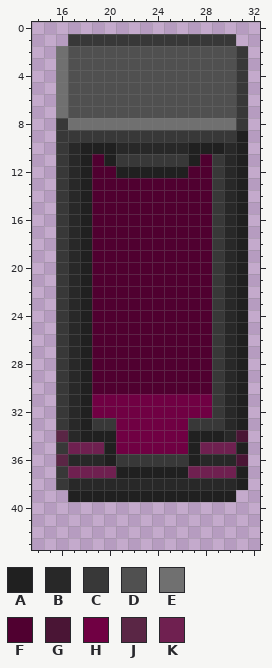
File history of a pixel-art sprite, UnityProject/Assets/Textures/objects/closet/closet_abductor.png. The first picture shows the starting point.
The file is 48x48 pixels. Shown: x 14..32, y 0..43.
Palette (. is transparent): A #202020  B #282828  C #383838  D #505050  E #707070  F #500030  G #4a1535  H #700043  J #5a2645  K #6f2050
Pixels before, first column x 16:
 1 .CCCCCCCCCCCCCC.
 2 EDDDDDDDDDDDDDDC
 3 EDDDDDDDDDDDDDDC
 4 EDDDDDDDDDDDDDDC
 5 EDDDDDDDDDDDDDDC
 6 EDDDDDDDDDDDDDDC
 7 EDDDDDDDDDDDDDDC
 8 CEEEEEEEEEEEEEEC
 9 CCCCCCCCCCCCCCCA
10 CBAAABBBBBBAAABA
11 CBAFACCCCCCAFCBA
12 CBAFFAAAAAAFFCBA
13 CBAFFFFFFFFFFCBA
14 CBAFFFFFFFFFFCBA
15 CBAFFFFFFFFFFCBA
16 CBAFFFFFFFFFFCBA
17 CBAFFFFFFFFFFCBA
18 CBAFFFFFFFFFFCBA
19 CBAFFFFFFFFFFCBA
20 CBAFFFFFFFFFFCBA
21 CBAFFFFFFFFFFCBA
22 CBAFFFFFFFFFFCBA
23 CBAFFFFFFFFFFCBA
24 CBAFFFFFFFFFFCBA
25 CBAFFFFFFFFFFCBA
26 CBAFFFFFFFFFFCBA
27 CBAFFFFFFFFFFCBA
28 CBAFFFFFFFFFFCBA
29 CBAFFFFFFFFFFCBA
30 CBAFFFFFFFFFFCBA
31 CBAHHHHHHHHHHCBA
32 CBAHHHHHHHHHHCBA
33 CBACCHHHHHHCCCBA
34 JBAAAHHHHHHAAABG
35 CKKKAHHHHHHAKKKA
36 JBBBACCCCCCABBBG
37 CKKKKAAAAAAKKKKA
38 CBBBBBBBBBBBBBBA
39 .AAAAAAAAAAAAAA.
Now the later version:
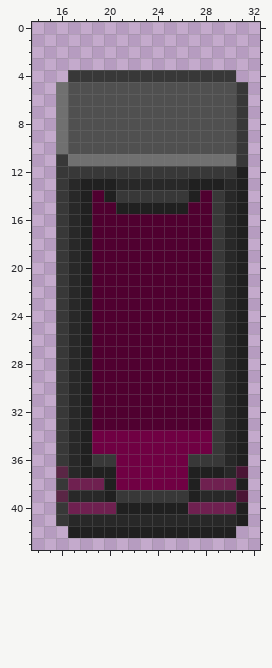
Diff:
{"y":1,"x":17,"old":"CCCCCCCCCCCCCC","new":".............."}
{"y":2,"x":16,"old":"EDDDDDDDDDDDDDDC","new":"................"}
{"y":3,"x":16,"old":"EDDDDDDDDDDDDDDC","new":"................"}
{"y":4,"x":16,"old":"EDDDDDDDDDDDDDDC","new":".CCCCCCCCCCCCCC."}
{"y":8,"x":16,"old":"CEEEEEEEEEEEEEE","new":"EDDDDDDDDDDDDDD"}
{"y":9,"x":16,"old":"CCCCCCCCCCCCCCCA","new":"EDDDDDDDDDDDDDDC"}
{"y":10,"x":16,"old":"CBAAABBBBBBAAABA","new":"EDDDDDDDDDDDDDDC"}
{"y":11,"x":17,"old":"BAFACCCCCCAFCBA","new":"EEEEEEEEEEEEEEC"}
{"y":12,"x":17,"old":"BAFFAAAAAAFF","new":"CCCCCCCCCCCC"}
{"y":12,"x":30,"old":"B","new":"C"}
{"y":13,"x":19,"old":"FFFFFFFFFFC","new":"AABBBBBBAAA"}
{"y":14,"x":20,"old":"FFFFFFFF","new":"ACCCCCCA"}
{"y":15,"x":21,"old":"FFFFFF","new":"AAAAAA"}
{"y":31,"x":19,"old":"HHHHHHHHHH","new":"FFFFFFFFFF"}
{"y":32,"x":19,"old":"HHHHHHHHHH","new":"FFFFFFFFFF"}
{"y":33,"x":19,"old":"CCHHHHHHCC","new":"FFFFFFFFFF"}
{"y":34,"x":16,"old":"J","new":"C"}
{"y":34,"x":19,"old":"AA","new":"HH"}
{"y":34,"x":27,"old":"AAA","new":"HHC"}
{"y":34,"x":31,"old":"G","new":"A"}
{"y":35,"x":17,"old":"KKKA","new":"BAHH"}
{"y":35,"x":27,"old":"AKKK","new":"HHCB"}
{"y":36,"x":16,"old":"J","new":"C"}
{"y":36,"x":18,"old":"BBACCCCCCABB","new":"ACCHHHHHHCCC"}
{"y":36,"x":31,"old":"G","new":"A"}
{"y":37,"x":16,"old":"CKKKKAAAAAAKKKKA","new":"JBAAAHHHHHHAAABG"}
{"y":38,"x":17,"old":"BBBBBBBBBBBBBB","new":"KKKAHHHHHHAKKK"}
{"y":39,"x":16,"old":".AAA","new":"JBBB"}
{"y":39,"x":21,"old":"AAAAAA","new":"CCCCCC"}
{"y":39,"x":28,"old":"AAA.","new":"BBBG"}
{"y":40,"x":16,"old":"................","new":"CKKKKAAAAAAKKKKA"}
{"y":41,"x":16,"old":"................","new":"CBBBBBBBBBBBBBBA"}
{"y":42,"x":17,"old":"..............","new":"AAAAAAAAAAAAAA"}
{"label":"changed","picture_box":[56,34,248,214]}
{"label":"changed","picture_box":[56,394,248,538]}
